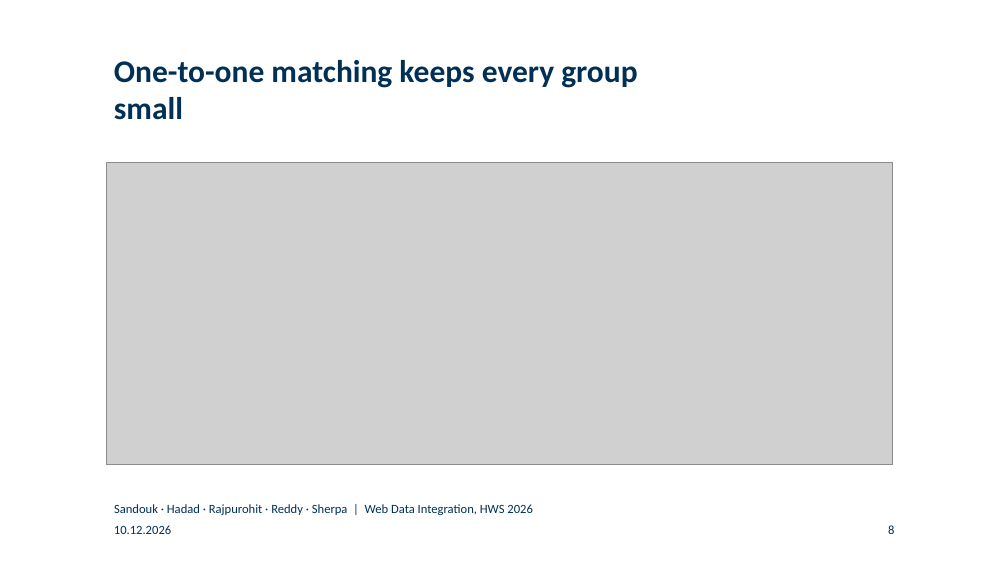
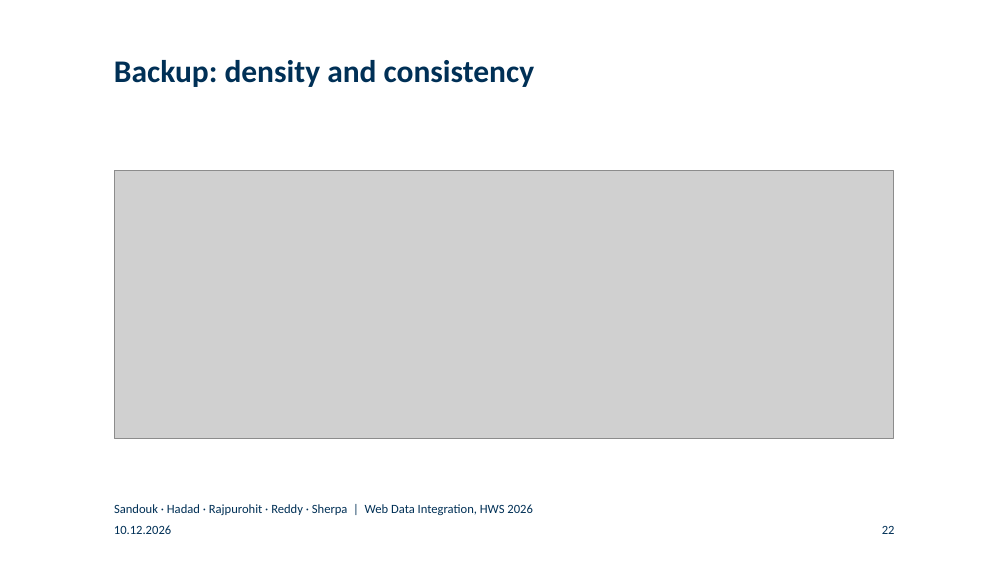
Before and after one commit to BlackSamuron0305/Web-Data-Integration-Project-HWS2026, a slide deck: slide 22 of submission/final-presentation/final_presentation.pptx (slide 8 before the commit). Drawn at 1008x567 pixels with LibreOffice and Linux fonts; fonts in the diff are those of the drawing; grey boxes stand for pictures; background and template pictures are left out. Boxes give left, top, right and bottom in pixels: in the first picture for what was removed or moved away, otherwise in the second. Text is boxed around its words. In the diff, an @@ line names an element or a change of style, - is before the commit and + after.

```diff
--- a/submission/final-presentation/final_presentation.pptx
+++ b/submission/final-presentation/final_presentation.pptx
@@ title at bbox=[114, 60, 535, 87]: text changed @@
-One-to-one matching keeps every group small
+Backup: density and consistency
@@ picture: place and size @@
-picture at bbox=[107, 162, 892, 465]
+picture at bbox=[114, 170, 893, 438]
@@ page number at bbox=[882, 526, 895, 534]: text changed @@
-8
+22
```
Also in this commit, not shown: 7 other slides changed, 13 slides added, 12 slides removed, 9 other files.
